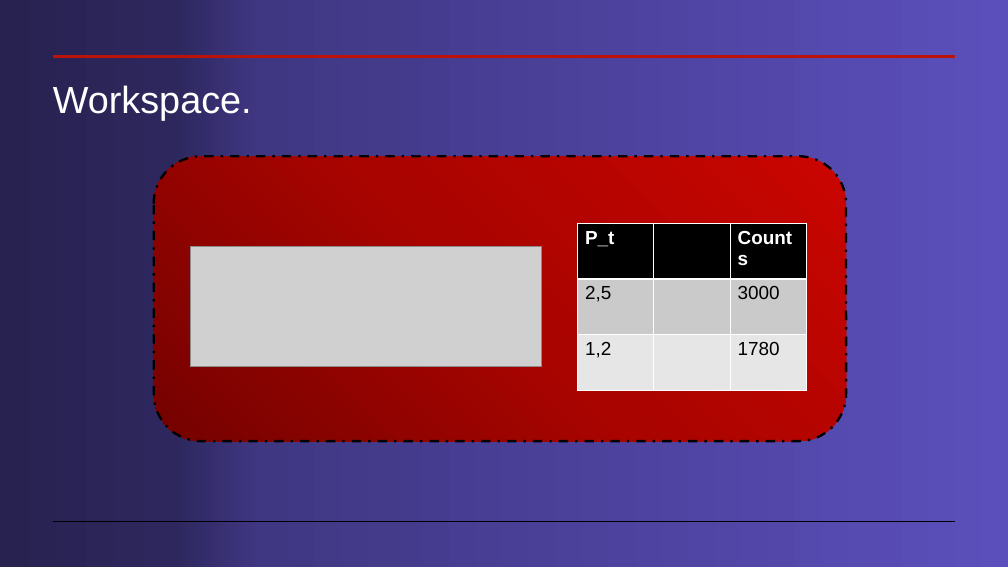
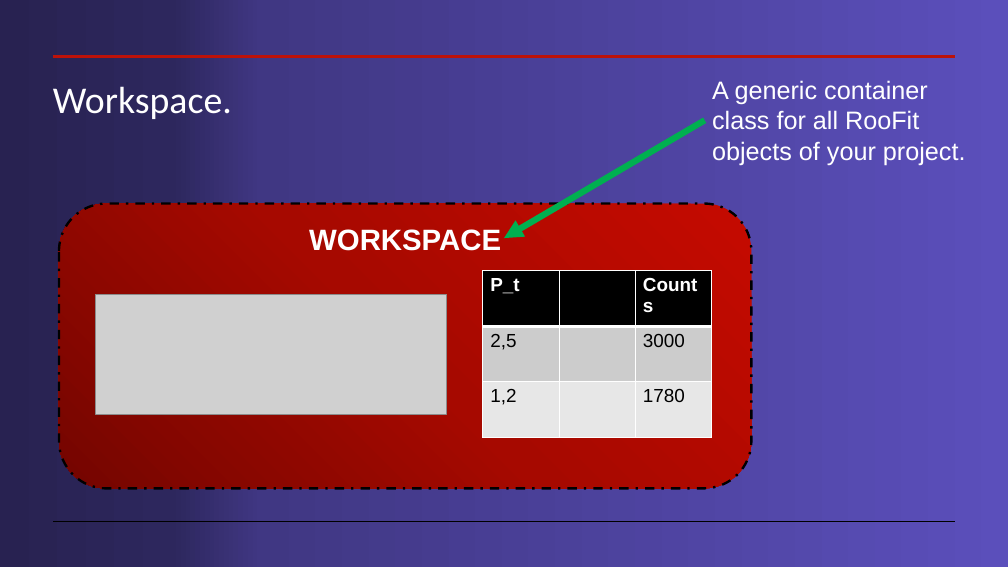
Before and after one commit to cdavidgutierrez/ProyectoFinal_CERN_ROOT, a slide deck: slide 5 of Workspaces en root.pptx (slide 3 before the commit). Drawn at 1008x567 pixels with LibreOffice and Linux fonts; fonts in the diff are those of the drawing; grey boxes stand for pictures. Boxes give left, top, right and bottom in pixels: in the first picture for what was removed or moved away, otherwise in the second. Text is boxed around its words. In the diff, an @@ line names an element or a change of style, - is before the commit and + after.

```diff
--- a/Workspaces en root.pptx
+++ b/Workspaces en root.pptx
@@ title "Workspace." at [53,86,232,119]: font Arial to Calibri @@
@@ text added at [712,80,966,165], 24 pt, text #FFFFFF @@
+A generic container class for all RooFit objects of your project.
@@ arrow added from (705, 120) to (504, 238), #00B050 6 pt @@
@@ rounded rectangle removed at [154,157,846,442] @@
@@ rounded rectangle added at [59,203,752,488], fill gradient #750600 to #A70800 to #C60A00, outline #000000 2.25 pt dashed, 28 pt, text #FFFFFF, bold @@
+WORKSPACE
@@ picture: place and size @@
-picture at [190,247,541,367]
+picture at [95,294,447,414]
@@ table at [483,271,712,437] @@
@@ fill #CACACA to #CCCCCC in row 2 @@
@@ fill #E6E6E6 to #E7E7E7 in row 3 @@
@@ table: place and size @@
-table at [578,224,807,472]
+table at [483,271,712,437]
```
Also in this commit, not shown: 16 other slides changed, 5 slides added, 1 slide removed.
